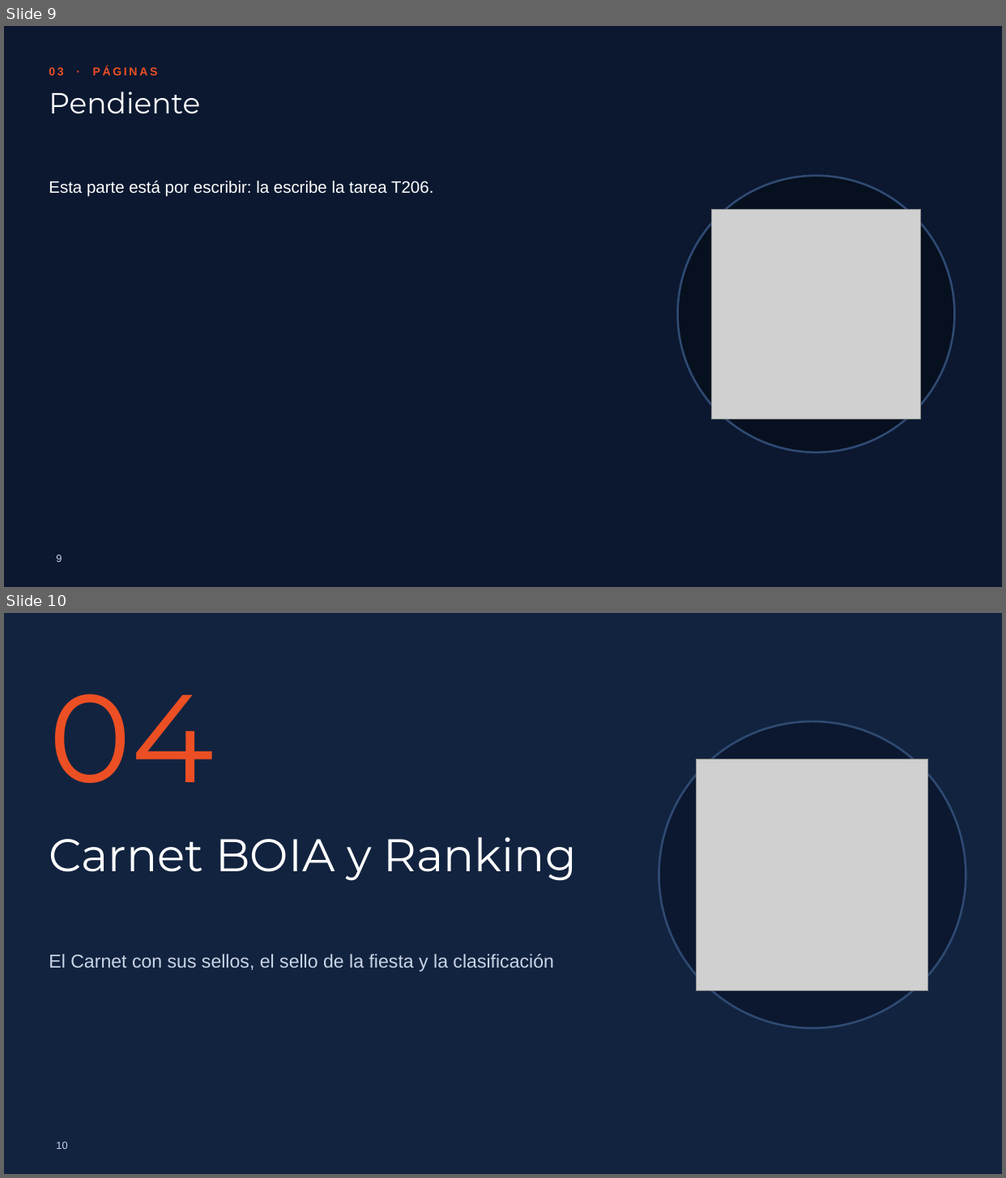
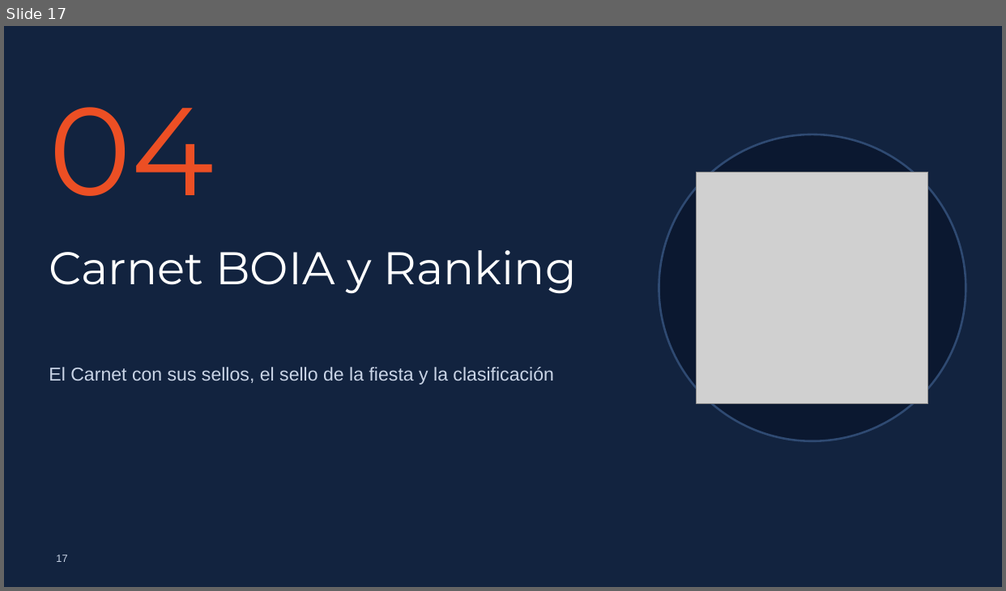
Before and after one commit to picodepato/boia-planet-web, a slide deck: docs/presentacion/boia-planet.pptx. Shown one above the other, each under a label of ours: slides 9 and 10 before the commit, slide 17 after it. The pictures are 1006x1178 and 1006x591 pixels, drawn with LibreOffice and Linux fonts; fonts in the diff are those of the drawing; grey boxes stand for pictures; background and template pictures are left out. Boxes give left, top, right and bottom in pixels: in the first picture for what was removed or moved away, otherwise in the second. Text is boxed around its words. In the diff, an @@ line names an element or a change of style, - is before the commit and + after.

```diff
--- a/docs/presentacion/boia-planet.pptx
+++ b/docs/presentacion/boia-planet.pptx
@@ slide 9 removed at [4,26,1002,587], background #0B1830 @@
@@ text removed at [49,66,158,75] @@
-03 · PÁGINAS
@@ title removed at [49,92,200,114] @@
-Pendiente
@@ text removed at [49,181,433,197] @@
-Esta parte está por escribir: la escribe la tarea T206.
@@ ellipse removed at [678,176,955,453] @@
@@ picture removed at [711,209,921,419] @@
@@ page number removed at [56,555,62,562] @@
-9
@@ what was slide 10 is now slide 17 @@
@@ page number at [56,555,67,562]: text changed @@
-10
+17
```
Also in this commit, not shown: 1 slide changed, 8 slides added, 14 other files.
